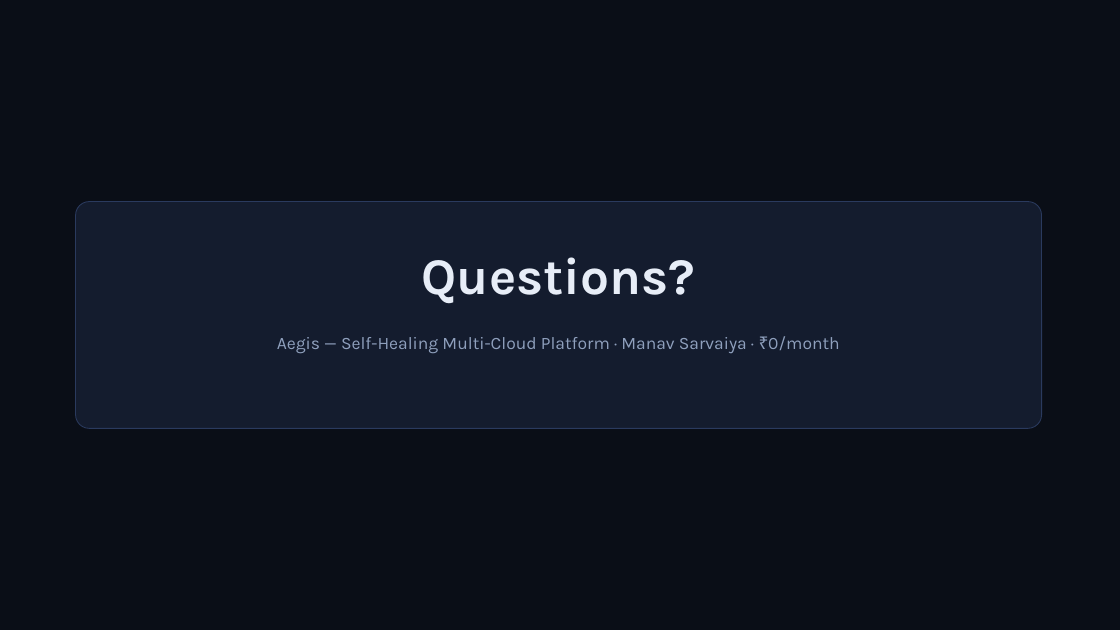
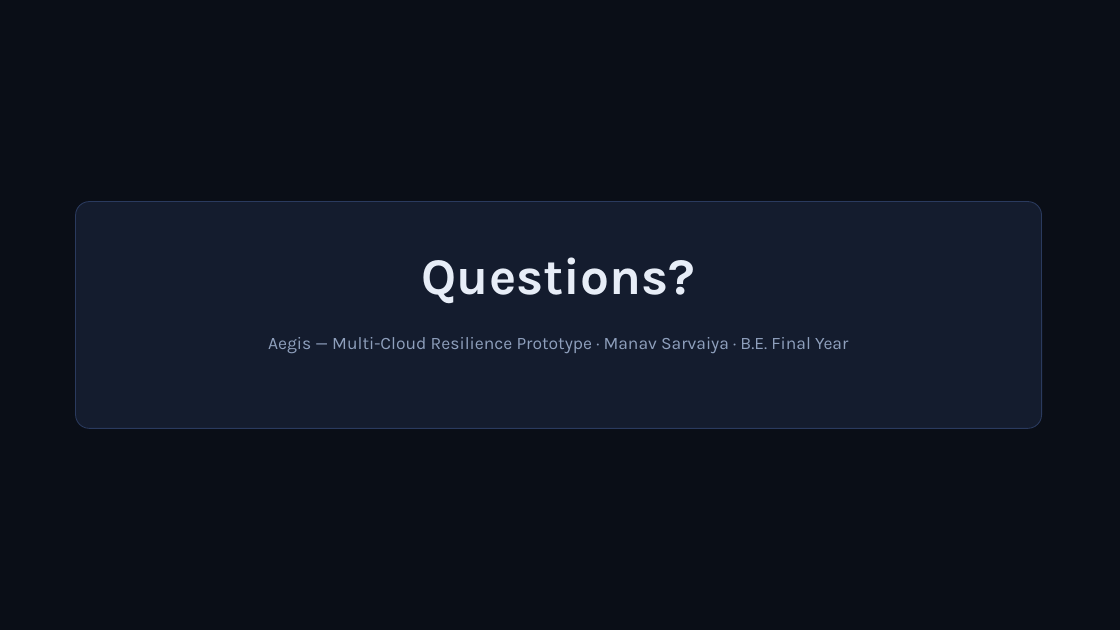
Before and after one commit to Manav32478/aegis-platform-, a slide deck: slide 10 of docs/EVAL2_PRESENTATION.pptx. Drawn at 1120x630 pixels with LibreOffice and Linux fonts; fonts in the diff are those of the drawing. Boxes give left, top, right and bottom in pixels: in the first picture for what was removed or moved away, otherwise in the second. Text is boxed around its words. In the diff, an @@ line names an element or a change of style, - is before the commit and + after.

Commit message:
Update Aegis Vercel diagnostics and app origin

```diff
--- a/docs/EVAL2_PRESENTATION.pptx
+++ b/docs/EVAL2_PRESENTATION.pptx
@@ text at (268,337,848,353): text changed @@
-Aegis — Self-Healing Multi-Cloud Platform · Manav Sarvaiya · ₹0/month
+Aegis — Multi-Cloud Resilience Prototype · Manav Sarvaiya · B.E. Final Year
```
Also in this commit, not shown: 9 other slides changed, 30 other files.
